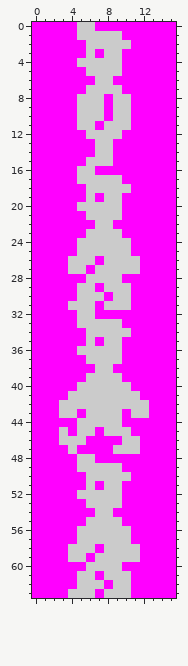
Two states of a pixel-art sprite, arm9/graphics/Sprites.png. Above is the file before it was changed.
The file is 16x64 pixels.
Once edited:
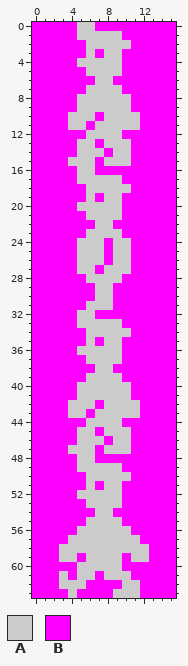
Palette (. is transparent): A #cbcbcb  B #ff00ff
Difference:
@@ x 0..15 @@
  7 BBBBBBAAAABBBBBB
- 8 BBBBBAAABAABBBBB
- 9 BBBBBAAABAABBBBB
-10 BBBBBAAABAABBBBB
-11 BBBBBAABAAABBBBB
+ 8 BBBBBAAAAAABBBBB
+ 9 BBBBBAAAAAABBBBB
+10 BBBBAAABAAAABBBB
+11 BBBBAABAAAAABBBB
 12 BBBBBBAAAABBBBBB
-13 BBBBBBBAABBBBBBB
-14 BBBBBBBAABBBBBBB
-15 BBBBBBAAABBBBBBB
+13 BBBBBAABAAABBBBB
+14 BBBBBAAABAABBBBB
+15 BBBBAAABAAABBBBB
 16 BBBBBAABBBBBBBBB
@@ x 0..15 @@
 23 BBBBBBAAAABBBBBB
-24 BBBBBAAAAAABBBBB
-25 BBBBBAAAAAABBBBB
-26 BBBBAAABAAAABBBB
-27 BBBBAABAAAAABBBB
+24 BBBBBAAABAABBBBB
+25 BBBBBAAABAABBBBB
+26 BBBBBAAABAABBBBB
+27 BBBBBAABAAABBBBB
 28 BBBBBBAAAABBBBBB
-29 BBBBBAABAAABBBBB
-30 BBBBBAAABAABBBBB
-31 BBBBAAABAAABBBBB
+29 BBBBBBBAABBBBBBB
+30 BBBBBBBAABBBBBBB
+31 BBBBBBAAABBBBBBB
 32 BBBBBAABBBBBBBBB
@@ x 0..15 @@
 40 BBBBBAAAAAABBBBB
-41 BBBBAAAAAAAABBBB
-42 BBBAAAAAAAAAABBB
-43 BBBAABAAAABAABBB
-44 BBBBBAAAAABBBBBB
-45 BBBABAABAAABBBBB
-46 BBBAAABBBBAABBBB
-47 BBBBABBBBAAABBBB
+41 BBBBBAAAAAABBBBB
+42 BBBBAAABAAAABBBB
+43 BBBBAABAAAAABBBB
+44 BBBBBBAAAABBBBBB
+45 BBBBBAABAAABBBBB
+46 BBBBBAAABAABBBBB
+47 BBBBAAABAAABBBBB
 48 BBBBBAABBBBBBBBB
@@ x 0..15 @@
 56 BBBBBAAAAAABBBBB
-57 BBBBBAAAAAABBBBB
-58 BBBBAAABAAAABBBB
-59 BBBBAABAAAAABBBB
-60 BBBBBBAAAABBBBBB
-61 BBBBBAABAAABBBBB
-62 BBBBBAAABAABBBBB
-63 BBBBAAABAAABBBBB
+57 BBBBAAAAAAAABBBB
+58 BBBAAAAAAAAAABBB
+59 BBBAABAAAABAABBB
+60 BBBBBAAAAABBBBBB
+61 BBBABAABAAABBBBB
+62 BBBAAABBBBAABBBB
+63 BBBBABBBBAAABBBB
